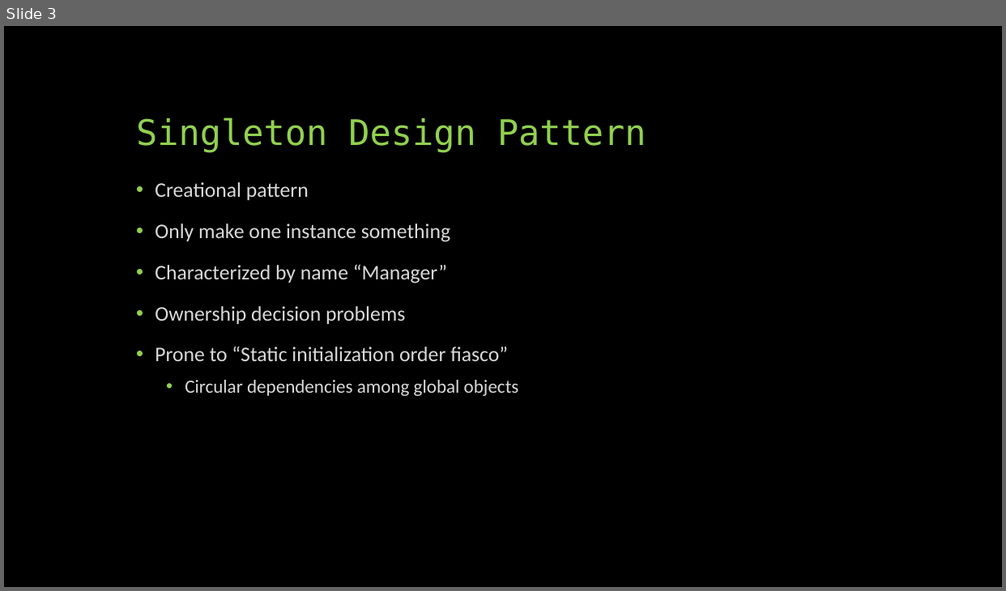
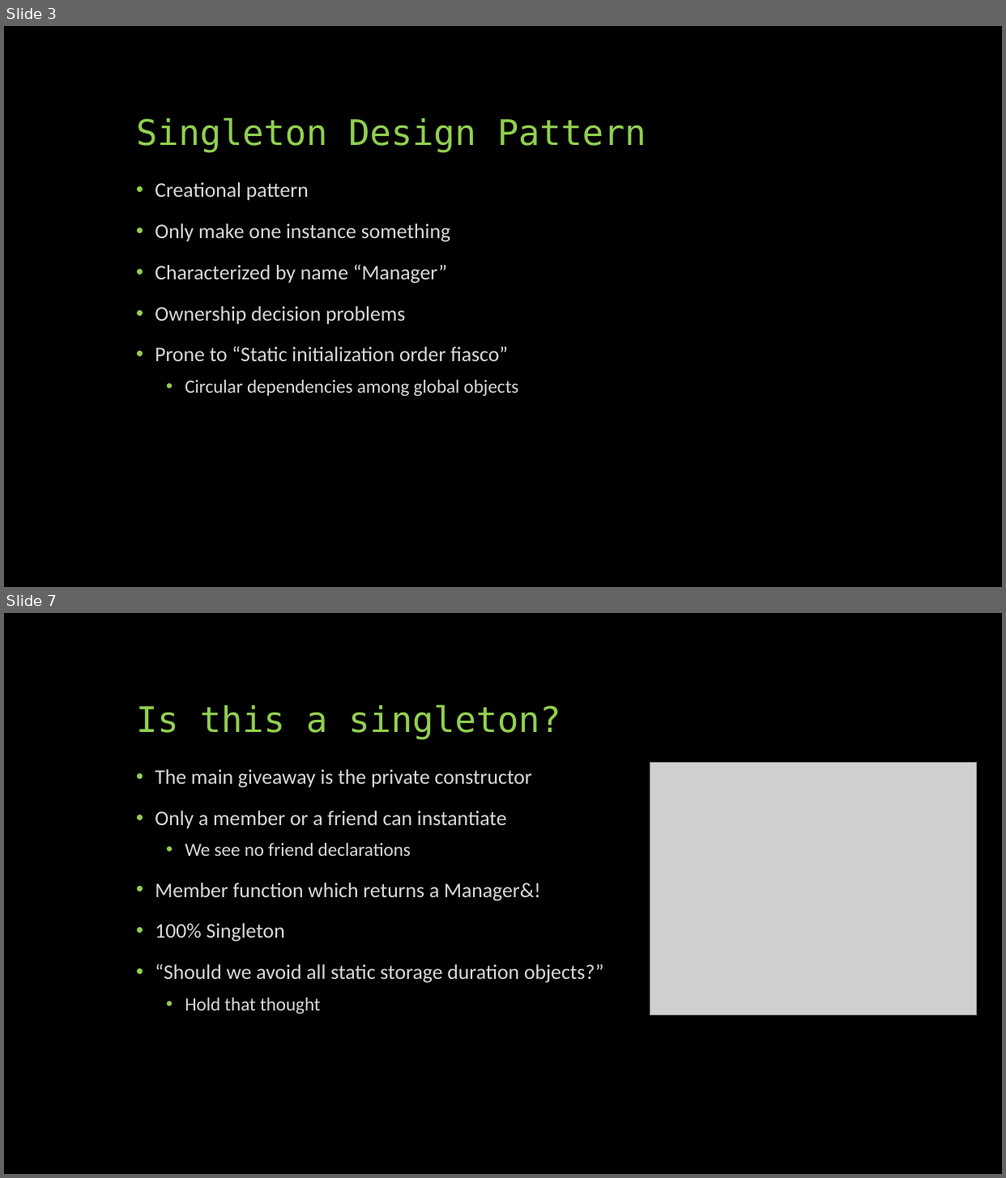
Before and after one commit to FHorrie/Prog4Presentation, a slide deck: Beautiful C++ ch3-2 I.3.pptx. Shown one above the other, each under a label of ours: slide 3 before the commit, slides 3 and 7 after it; the slides between them are not shown. The pictures are 1006x591 and 1006x1178 pixels, drawn with LibreOffice and Linux fonts; fonts in the diff are those of the drawing; grey boxes stand for pictures. Boxes give left, top, right and bottom in pixels: in the first picture for what was removed or moved away, otherwise in the second. Text is boxed around its words. In the diff, an @@ line names an element or a change of style, - is before the commit and + after.

```diff
--- a/Beautiful C++ ch3-2 I.3.pptx
+++ b/Beautiful C++ ch3-2 I.3.pptx
@@ slide 7 added at (x1=4, y1=613, x2=1002, y2=1174), background #000000 @@
@@ title added at (x1=136, y1=705, x2=560, y2=740), 34 pt, text #92D050 @@
+Is this a singleton?
@@ text added at (x1=155, y1=769, x2=604, y2=1014), 20 pt, text #D9D9D9 @@
+• The main giveaway is the private constructor
+• Only a member or a friend can instantiate
+  • We see no friend declarations
+• Member function which returns a Manager&!
+• 100% Singleton
+• “Should we avoid all static storage duration objects?”
+  • Hold that thought
@@ picture added at (x1=651, y1=763, x2=978, y2=1016) @@
```
Also in this commit, not shown: 1 slide changed, 4 other slides added.
